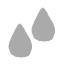
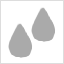
Comparing the layer stacks of the two (64, 64) images. Changes:
added layer "Pasted Layer" above "Background" over [0,0,64,64]
